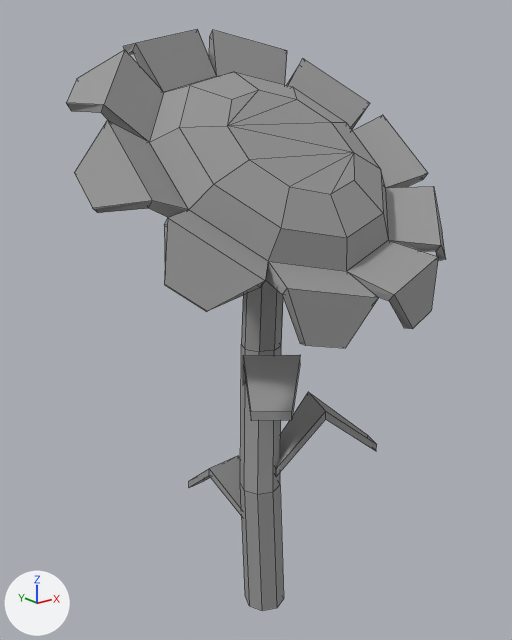
The COLLADA model CommunityGarden/CommunityGarden/art.scnassets/Sunflower.dae, before and after one commit.
Before and after are seen from a 50 mm camera at (-0.01375, -0.01629, 0.00426) aimed at (-0.00025, 0.00058, -0.00249). Every picture has the same lights, and +X, +Y and +Z are marked at lower left. Mesh edges are drawn as thin lines. Where no turn or scale is listed for an object, it has been applied to the vertices.

The scene before the commit, as lines of its bpy script (objects in view):
```python
mat_m0defaultmaterial = principled_material('m0DefaultMaterial')
mat_m0defaultmaterial.base_color = (0.319, 0.319, 0.319)  # grey #999999
mat_m0defaultmaterial.roughness = 0.9
me_meshid0_name = bpy.data.meshes.new('meshId0_name')
me_meshid0_name.from_pydata(...)  # 189 vertices, 179 faces; spans x -0.0061..0.0061, y -0.0045..0.0046, z -0.013..0.0063
me_meshid0_name.materials.append(mat_m0defaultmaterial)  # grey #999999
ob_sunflower = bpy.data.objects.new('sunflower', me_meshid0_name)
ob_sunflower.location = (0.0, 0.0, 0.0)
```
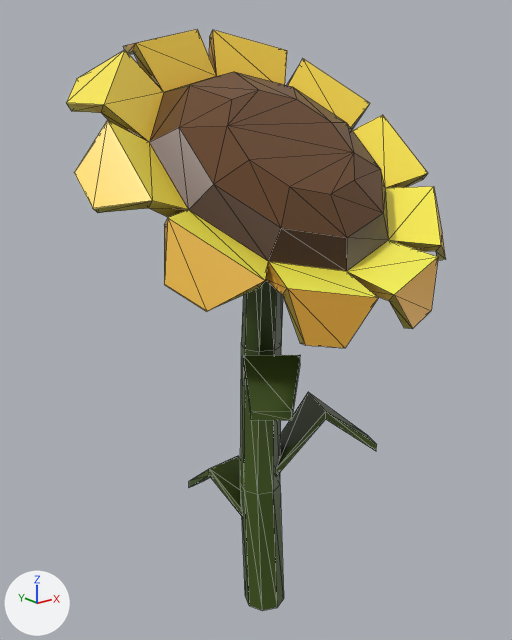
Scene script edits in JSON lines:
```json
{"op": "add", "block": "img_sunflowertexture_png", "code": ["img_sunflowertexture_png = load_image('SunflowerTexture.png', 'SunflowerTexture.png', 512, 512, 'sRGB')"]}
{"op": "remove", "block": "mat_m0defaultmaterial", "code": "mat_m0defaultmaterial.base_color = (0.319, 0.319, 0.319)  # grey #999999"}
{"op": "add", "block": "mat_m0defaultmaterial", "code": "mat_m0defaultmaterial.texture = img_sunflowertexture_png"}
{"op": "set", "path": "mat_m0defaultmaterial.roughness", "old": "0.9", "new": "0.37"}
```

Location of each change, [x1, y1, x2, y2] in pixels of the pictures (512 x 640 px):
```json
{"object": "sunflower", "change": "surface changed", "before": [66, 29, 446, 611], "after": [66, 29, 446, 611]}
```
